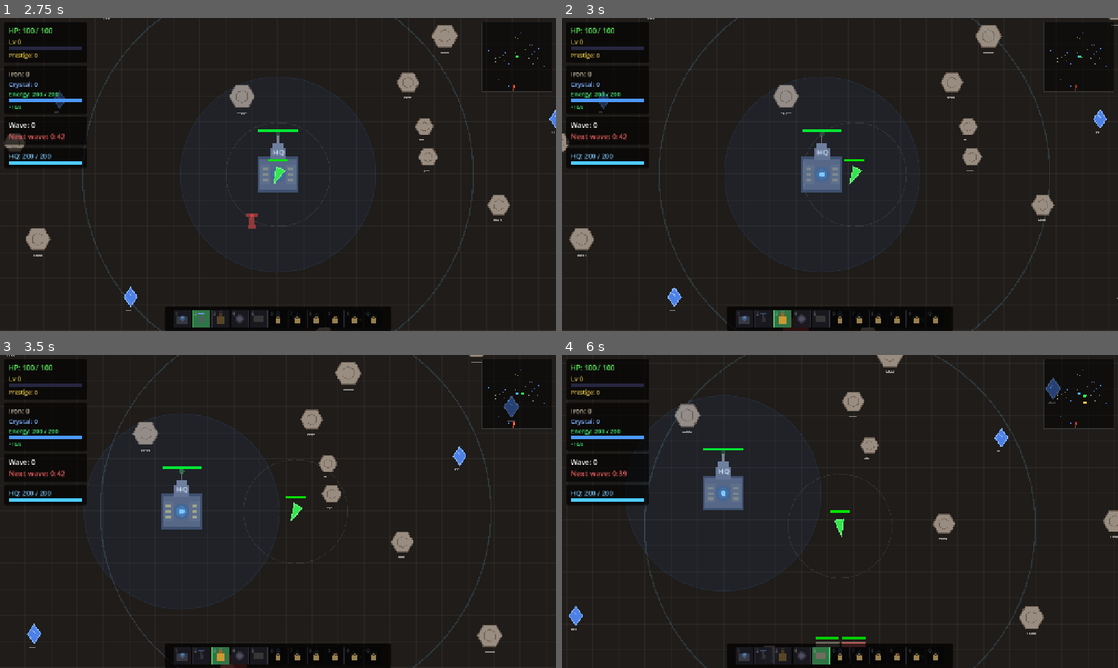
Above: before the commit, frames 1-4 (two rows, left to right).
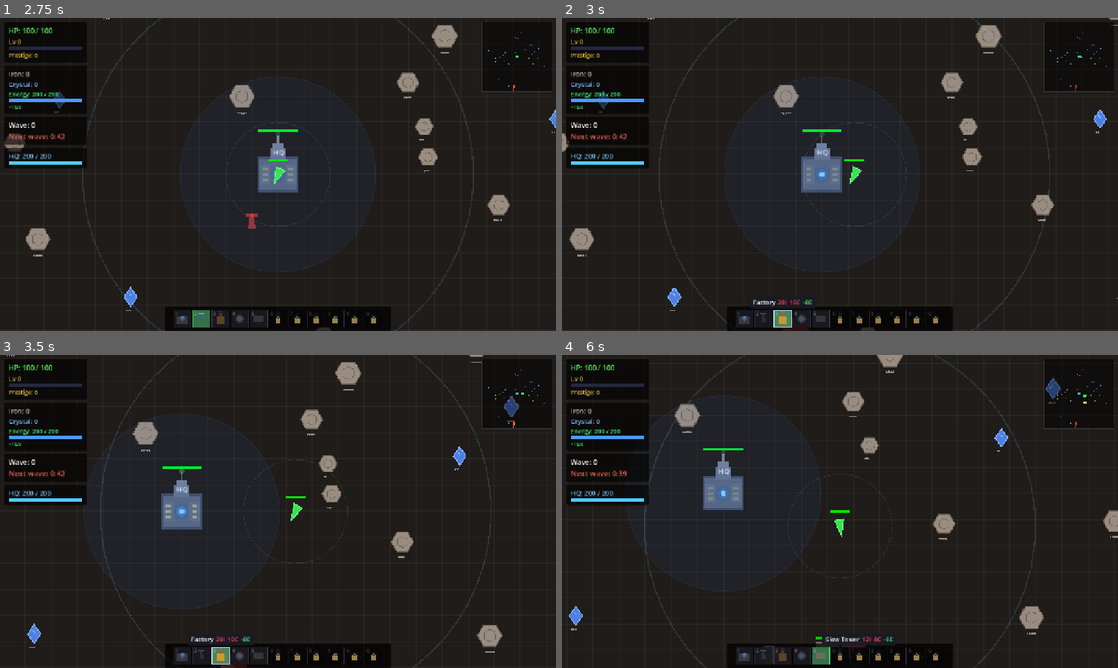
Above: after the commit, the same moments.

Repository: RubenTipparach/godot-sandbox
Game: Godot game, scene res://scenes/main.tscn
The game is run twice, just before and just after one commit, with the same random seed, the same clock (stepped at 60 frames per second) and the same inputs.
Inputs (mouse positions are in pixels of both pictures, inside the frame that each line leads up to):
- Up to frame 1 (2.75 s): click "Wave 1" at 0.5 s; tap Enter at 1.25 s; drag from (183, 318) to (333, 105) at 1.27 s; tap Space at 2 s; drag from (200, 318) to (250, 237) at 2.02 s
- Up to frame 2 (3 s): tap Enter at 2.75 s; move the mouse to (784, 318) at 2.77 s; hold D (move_right) from 2.78 s (still down); tap 3 (build_factory) at 2.85 s; click (784, 318) at 2.92 s
- Up to frame 3 (3.5 s): keep holding D (move_right)
- Up to frame 4 (6 s): release D (move_right) at 3.5 s; drag from (801, 655) to (673, 464) at 3.52 s; drag from (823, 655) to (867, 511) at 4.27 s; tap Space at 5 s; drag from (840, 655) to (756, 433) at 5.02 s; move the mouse to (856, 655) at 5.77 s; hold S (move_down) from 5.78 s (still down); tap 2 (build_pylon) at 5.85 s; click (856, 655) at 5.92 s

Frame 1 is identical in both runs. In frame 2, 0.3% of the frame differs, in the area x 33-46%, y 90-99%; in frame 3, 0.3%; in frame 4, 0.2%.

Commit message:
ui changes

Diff:
--- a/godot-sandbox/scripts/build_icon.gd
+++ b/godot-sandbox/scripts/build_icon.gd
@@ -8,66 +8,18 @@
 var iron_cost: int = 0
 var crystal_cost: int = 0
 var locked: bool = false
+var is_hovered: bool = false
 
 signal pressed
+signal hovered(icon)
+signal unhovered
 
 
 func _ready():
 	mouse_filter = Control.MOUSE_FILTER_STOP
 	custom_minimum_size = Vector2(40, 40)
-	tooltip_text = " "
-
-
-func _make_custom_tooltip(_for_text: String) -> Control:
-	var panel = PanelContainer.new()
-	var style = StyleBoxFlat.new()
-	style.bg_color = Color(0.1, 0.1, 0.15, 0.95)
-	style.set_corner_radius_all(4)
-	style.content_margin_left = 8
-	style.content_margin_right = 8
-	style.content_margin_top = 4
-	style.content_margin_bottom = 4
-	panel.add_theme_stylebox_override("panel", style)
-
-	var hbox = HBoxContainer.new()
-	hbox.add_theme_constant_override("separation", 6)
-	panel.add_child(hbox)
-
-	# Building name
-	var name_label = Label.new()
-	name_label.text = display_name
-	name_label.add_theme_font_size_override("font_size", 14)
-	name_label.add_theme_color_override("font_color", Color(1.0, 1.0, 1.0))
-	hbox.add_child(name_label)
-
-	# Get player resources for affordability coloring
-	var player_iron := 999999
-	var player_crystal := 999999
-	for p in get_tree().get_nodes_in_group("player"):
-		if is_instance_valid(p) and p.is_local:
-			player_iron = p.iron
-			player_crystal = p.crystal
-			break
-
-	# Iron cost
-	if iron_cost > 0:
-		var iron_label = Label.new()
-		iron_label.text = "%dI" % iron_cost
-		iron_label.add_theme_font_size_override("font_size", 14)
-		var iron_color = Color(0.9, 0.75, 0.4) if player_iron >= iron_cost else Color(1.0, 0.3, 0.3)
-		iron_label.add_theme_color_override("font_color", iron_color)
-		hbox.add_child(iron_label)
-
-	# Crystal cost
-	if crystal_cost > 0:
-		var crystal_label = Label.new()
-		crystal_label.text = "%dC" % crystal_cost
-		crystal_label.add_theme_font_size_override("font_size", 14)
-		var crystal_color = Color(0.4, 0.7, 1.0) if player_crystal >= crystal_cost else Color(1.0, 0.3, 0.3)
-		crystal_label.add_theme_color_override("font_color", crystal_color)
-		hbox.add_child(crystal_label)
-
-	return panel
+	mouse_entered.connect(func(): is_hovered = true; hovered.emit(self))
+	mouse_exited.connect(func(): is_hovered = false; unhovered.emit())
 
 
 func _gui_input(event):
@@ -98,8 +50,11 @@
 		bg_color = Color(0.1, 0.1, 0.13, 0.9)
 		border_color = Color(0.2, 0.2, 0.25)
 		icon_alpha = 0.35
+	if is_hovered and not locked:
+		bg_color = bg_color.lightened(0.15)
+		border_color = Color(0.7, 0.85, 1.0)
 	draw_rect(Rect2(0, 0, 40, 40), bg_color)
-	draw_rect(Rect2(0, 0, 40, 40), border_color, false, 1.0)
+	draw_rect(Rect2(0, 0, 40, 40), border_color, false, 2.0 if is_hovered else 1.0)
 
 	var center = Vector2(20, 20)
 
--- a/godot-sandbox/scripts/hud.gd
+++ b/godot-sandbox/scripts/hud.gd
@@ -47,6 +47,12 @@
 var build_cost_labels: Array = []
 var building_tooltip: PanelContainer
 var building_tooltip_label: Label
+var build_bar_tooltip: PanelContainer
+var build_bar_tooltip_name: Label
+var build_bar_tooltip_iron: Label
+var build_bar_tooltip_crystal: Label
+var build_bar_tooltip_power: Label
+var _hovered_build_icon = null
 var is_mobile: bool = false
 var joystick: Control = null
 var look_joystick: Control = null
@@ -232,6 +238,36 @@
 	build_cost_labels.append(_build_icon(build_hbox, "acid_turret", "0", "Acid Turret"))
 	build_cost_labels.append(_build_icon(build_hbox, "repair_drone", "Q", "Repair Drone"))
 
+	# Instant build bar tooltip (bypasses Godot's tooltip delay)
+	build_bar_tooltip = PanelContainer.new()
+	var tt_style = StyleBoxFlat.new()
+	tt_style.bg_color = Color(0.1, 0.1, 0.15, 0.95)
+	tt_style.set_corner_radius_all(4)
+	tt_style.content_margin_left = 8
+	tt_style.content_margin_right = 8
+	tt_style.content_margin_top = 4
+	tt_style.content_margin_bottom = 4
+	build_bar_tooltip.add_theme_stylebox_override("panel", tt_style)
+	build_bar_tooltip.mouse_filter = Control.MOUSE_FILTER_IGNORE
+	build_bar_tooltip.visible = false
+	var tt_hbox = HBoxContainer.new()
+	tt_hbox.add_theme_constant_override("separation", 6)
+	build_bar_tooltip.add_child(tt_hbox)
+	build_bar_tooltip_name = Label.new()
+	build_bar_tooltip_name.add_theme_font_size_override("font_size", 14)
+	build_bar_tooltip_name.add_theme_color_override("font_color", Color(1.0, 1.0, 1.0))
+	tt_hbox.add_child(build_bar_tooltip_name)
+	build_bar_tooltip_iron = Label.new()
+	build_bar_tooltip_iron.add_theme_font_size_override("font_size", 14)
+	tt_hbox.add_child(build_bar_tooltip_iron)
+	build_bar_tooltip_crystal = Label.new()
+	build_bar_tooltip_crystal.add_theme_font_size_override("font_size", 14)
+	tt_hbox.add_child(build_bar_tooltip_crystal)
+	build_bar_tooltip_power = Label.new()
+	build_bar_tooltip_power.add_theme_font_size_override("font_size", 14)
+	tt_hbox.add_child(build_bar_tooltip_power)
+	root.add_child(build_bar_tooltip)
+
 	alert_label = Label.new()
 	alert_label.add_theme_font_size_override("font_size", 36)
 	alert_label.add_theme_color_override("font_color", Color(1, 0.2, 0.2))
@@ -1296,6 +1332,10 @@
 			info += "\nPower: On"
 		else:
 			info += "\nPower: Off"
+	# Power consumption/generation
+	var power_info = _get_building_power_info(bname)
+	if power_info != "":
+		info += "\nEnergy: " + power_info
 	building_info_label.text = info
 
 	# Toggle power button: only for buildings with manually_disabled
@@ -1311,9 +1351,10 @@
 		var value = player.get_recycle_value(selected_building)
 		recycle_btn.text = "Recycle (+%dI +%dC)" % [value["iron"], value["crystal"]]
 
+	building_info_panel.reset_size()
 	building_info_panel.visible = true
-	var panel_size = building_info_panel.size
-	building_info_panel.position = Vector2(screen_pos.x - panel_size.x / 2.0, screen_pos.y - panel_size.y - 30)
+	var panel_size = building_info_panel.get_combined_minimum_size()
+	building_info_panel.position = Vector2(screen_pos.x - panel_size.x / 2.0, screen_pos.y - panel_size.y - 40)
 	building_info_panel.position.x = clampf(building_info_panel.position.x, 5, vp_size.x - panel_size.x - 5)
 	building_info_panel.position.y = clampf(building_info_panel.position.y, 5, vp_size.y - panel_size.y - 5)
 
@@ -1539,9 +1580,95 @@
 	icon.hotkey = hotkey
 	icon.display_name = display_name
 	icon.pressed.connect(_on_build_btn_pressed.bind(build_type))
+	icon.hovered.connect(_on_build_icon_hovered)
+	icon.unhovered.connect(_on_build_icon_unhovered)
 	parent.add_child(icon)
 
 	return {"icon": icon, "type": build_type, "name": display_name}
+
+
+func _get_power_info(build_type: String) -> String:
+	match build_type:
+		"power_plant": return "+%.0f" % CFG.power_plant_gen
+		"turret": return "-%.0f" % CFG.power_turret
+		"factory": return "-%.0f" % CFG.power_factory
+		"lightning": return "-%.0f" % CFG.power_lightning
+		"slow": return "-%.0f" % CFG.power_slow
+		"pylon": return "-%.0f" % CFG.power_pylon
+		"flame_turret": return "-%.0f" % CFG.power_flame_turret
+		"acid_turret": return "-%.0f" % CFG.power_acid_turret
+		"repair_drone": return "-%.0f" % CFG.power_repair_drone
+	return ""
+
+
+func _get_building_power_info(bname: String) -> String:
+	match bname:
+		"Power Plant": return "+%.0f" % CFG.power_plant_gen
+		"HQ": return "+%.0f" % CFG.hq_power_gen
+		"Turret": return "-%.0f" % CFG.power_turret
+		"Factory": return "-%.0f" % CFG.power_factory
+		"Lightning Tower": return "-%.0f" % CFG.power_lightning
+		"Slow Tower": return "-%.0f" % CFG.power_slow
+		"Pylon": return "-%.0f" % CFG.power_pylon
+		"Flame Turret": return "-%.0f" % CFG.power_flame_turret
+		"Acid Turret": return "-%.0f" % CFG.power_acid_turret
+		"Repair Drone": return "-%.0f" % CFG.power_repair_drone
+	return ""
+
+
+func _on_build_icon_hovered(icon) -> void:
+	_hovered_build_icon = icon
+	if not is_instance_valid(build_bar_tooltip):
+		return
+	build_bar_tooltip_name.text = icon.display_name
+
+	# Get player resources for affordability coloring
+	var player_iron := 999999
+	var player_crystal := 999999
+	for p in get_tree().get_nodes_in_group("player"):
+		if is_instance_valid(p) and p.is_local:
+			player_iron = p.iron
+			player_crystal = p.crystal
+			break
+
+	if icon.iron_cost > 0:
+		build_bar_tooltip_iron.text = "%dI" % icon.iron_cost
+		build_bar_tooltip_iron.add_theme_color_override("font_color",
+			Color(0.9, 0.75, 0.4) if player_iron >= icon.iron_cost else Color(1.0, 0.3, 0.3))
+		build_bar_tooltip_iron.visible = true
+	else:
+		build_bar_tooltip_iron.visible = false
+
+	if icon.crystal_cost > 0:
+		build_bar_tooltip_crystal.text = "%dC" % icon.crystal_cost
+		build_bar_tooltip_crystal.add_theme_color_override("font_color",
+			Color(0.4, 0.7, 1.0) if player_crystal >= icon.crystal_cost else Color(1.0, 0.3, 0.3))
+		build_bar_tooltip_crystal.visible = true
+	else:
+		build_bar_tooltip_crystal.visible = false
+
+	var power_text = _get_power_info(icon.build_type)
+	if power_text != "":
+		build_bar_tooltip_power.text = power_text + "E"
+		build_bar_tooltip_power.add_theme_color_override("font_color", Color(0.3, 0.9, 0.4))
+		build_bar_tooltip_power.visible = true
+	else:
+		build_bar_tooltip_power.visible = false
+
+	# Position above the icon
+	var icon_rect = icon.get_global_rect()
+	build_bar_tooltip.reset_size()
+	build_bar_tooltip.visible = true
+	var tt_size = build_bar_tooltip.get_combined_minimum_size()
+	build_bar_tooltip.global_position = Vector2(
+		icon_rect.position.x + icon_rect.size.x / 2.0 - tt_size.x / 2.0,
+		icon_rect.position.y - tt_size.y - 4)
+
+
+func _on_build_icon_unhovered() -> void:
+	_hovered_build_icon = null
+	if is_instance_valid(build_bar_tooltip):
+		build_bar_tooltip.visible = false
 
 
 func _on_build_btn_pressed(build_type: String):
--- a/godot-sandbox/scripts/main.gd
+++ b/godot-sandbox/scripts/main.gd
@@ -327,6 +327,13 @@
 	while y <= e.y:
 		draw_line(Vector2(s.x, y), Vector2(e.x, y), gc)
 		y += gs
+
+	# Selection highlight around selected building
+	if is_instance_valid(hud_node) and hud_node.selected_building != null and is_instance_valid(hud_node.selected_building):
+		var bpos = hud_node.selected_building.global_position
+		var pulse = 0.5 + sin(Time.get_ticks_msec() * 0.005) * 0.3
+		draw_arc(bpos, 22, 0, TAU, 32, Color(0.3, 0.8, 1.0, pulse), 1.5)
+		draw_arc(bpos, 24, 0, TAU, 32, Color(0.3, 0.8, 1.0, pulse * 0.4), 1.0)
 
 
 func _spawn_wave():
